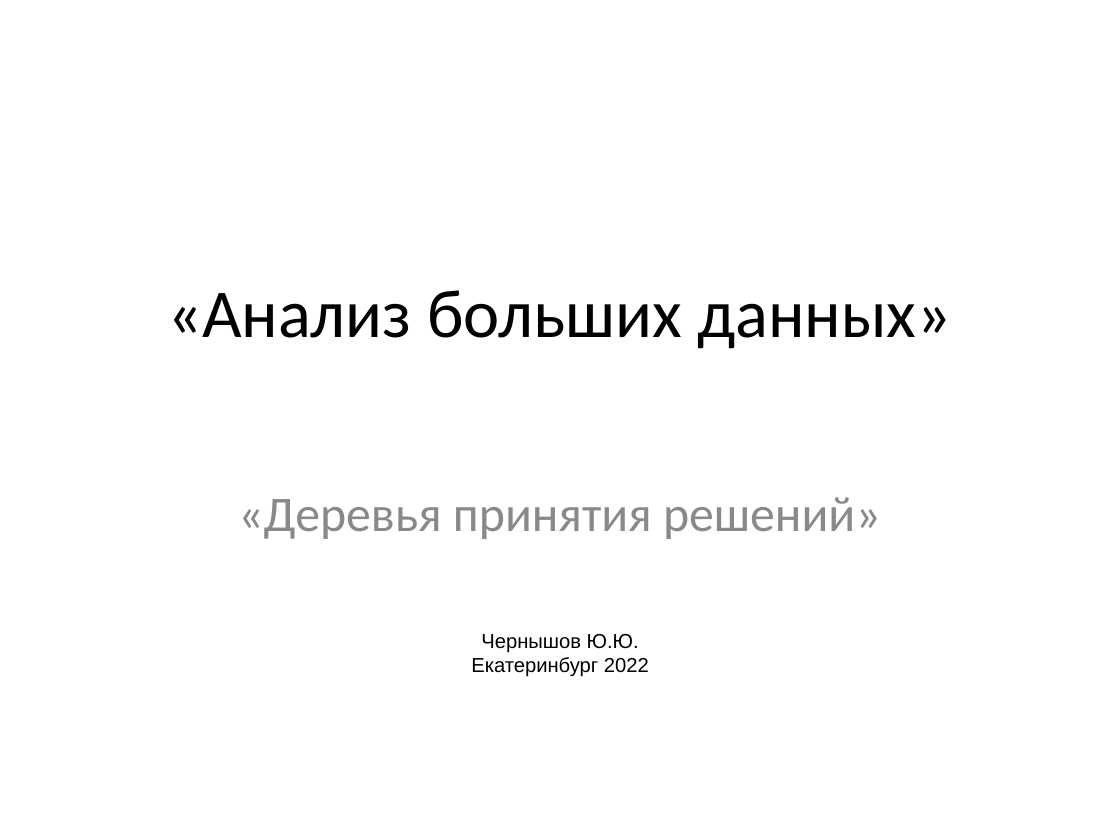
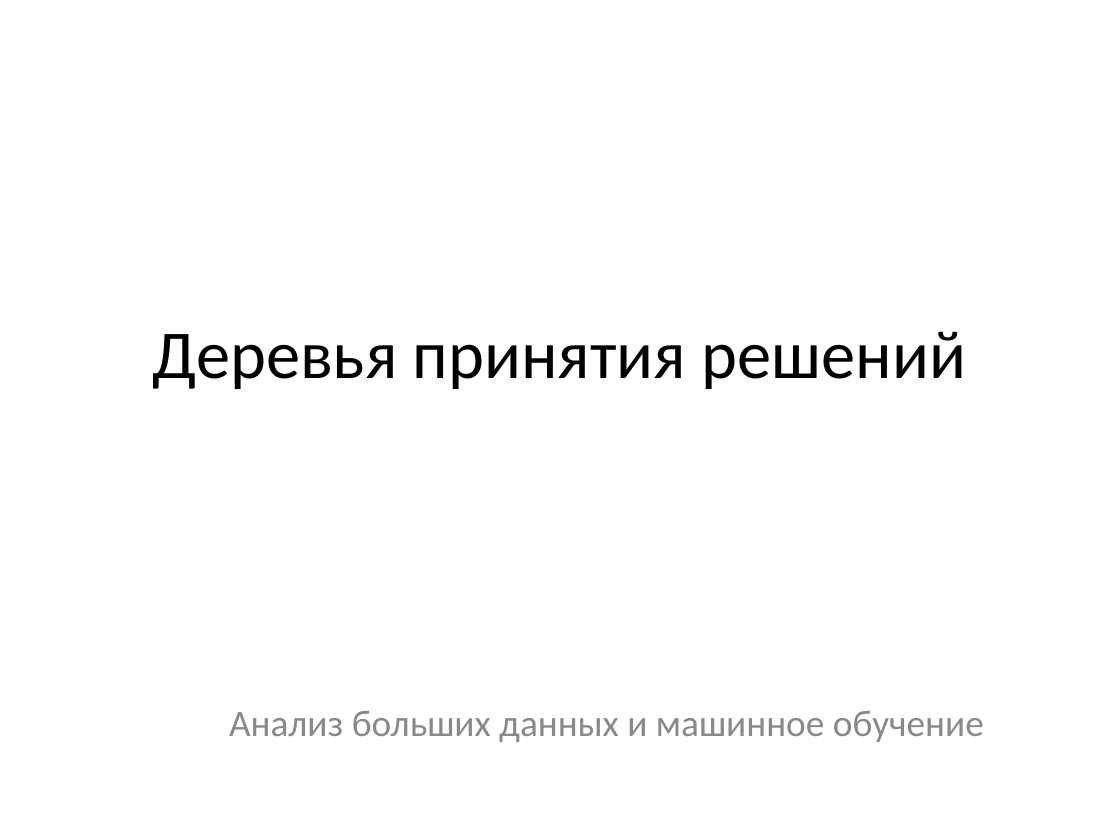
Before and after one commit to CyberLympha/Data-Science-Course, a slide deck: slide 1 of презентации/Деревья принятия решений.ppt. Drawn at 1120x840 pixels with LibreOffice and Linux fonts; fonts in the diff are those of the drawing. Boxes give left, top, right and bottom in pixels: in the first picture for what was removed or moved away, otherwise in the second. Text is boxed around its words. In the diff, an @@ line names an element or a change of style, - is before the commit and + after.

```diff
--- a/презентации/Деревья принятия решений.ppt
+++ b/презентации/Деревья принятия решений.ppt
@@ title "Деревья принятия решений" at <box>153,331,966,389</box>: vertical alignment top to middle @@
@@ title removed at <box>167,290,951,349</box> @@
-«Анализ больших данных»
@@ title at <box>153,331,966,389</box>: text changed; size 32 to 44 pt; text colour #898989 to #000000 @@
-«Деревья принятия решений»
+Деревья принятия решений
@@ text removed at <box>471,634,649,677</box> @@
-Чернышов Ю.Ю.
-Екатеринбург 2022
@@ subtitle added at <box>229,710,984,742</box>, 24 pt, text #898989 @@
+Анализ больших данных и машинное обучение
```
Also in this commit, not shown: 1 other slide changed, 12 other files.
